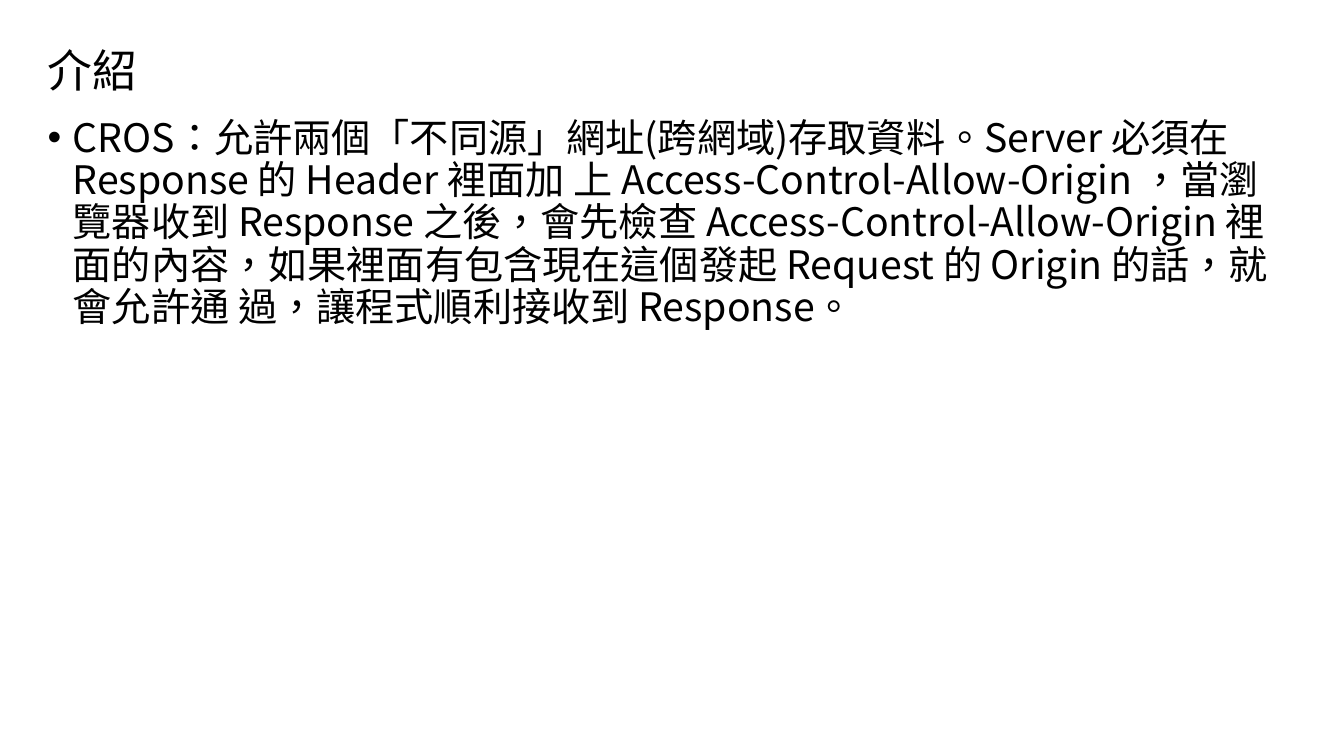
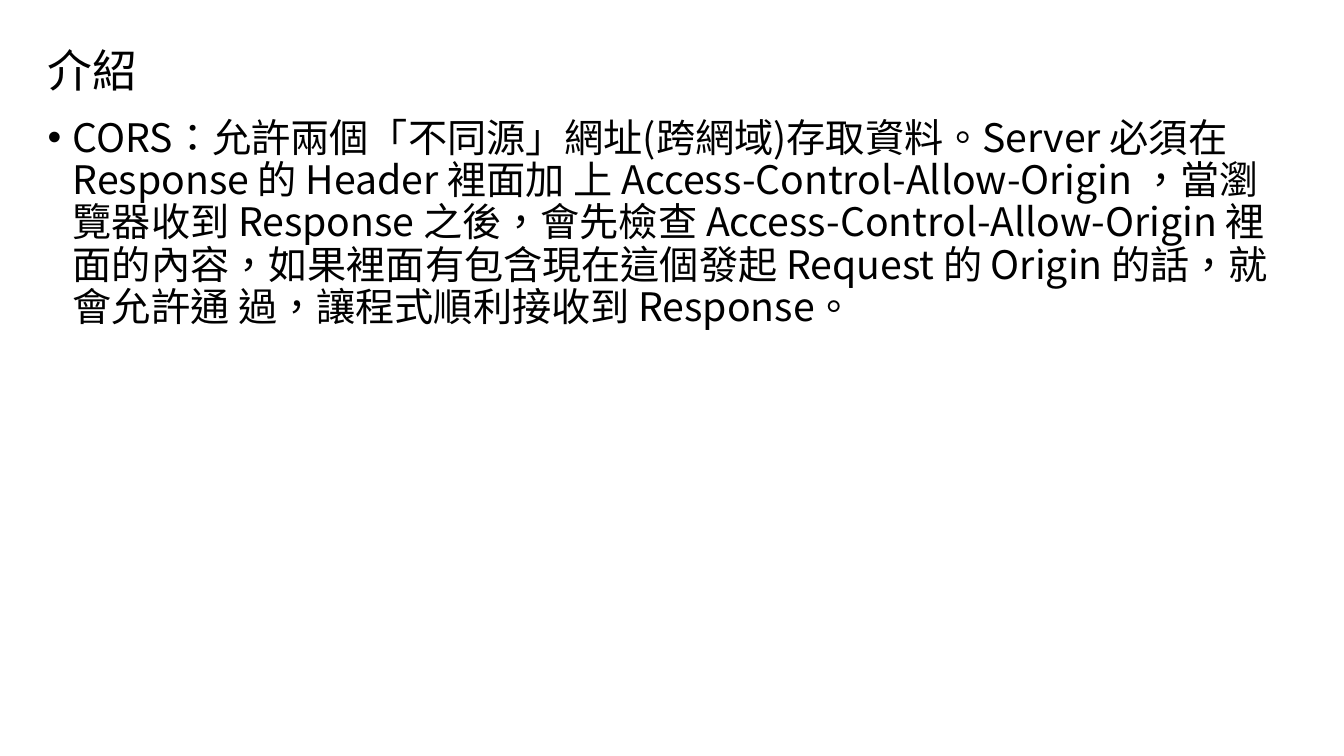
Before and after one commit to HueiYou/WebApiPractice, a slide deck: slide 66 of Web API教學與實做.pptx. Drawn at 1344x756 pixels with LibreOffice and Linux fonts; fonts in the diff are those of the drawing. Boxes give left, top, right and bottom in pixels: in the first picture for what was removed or moved away, otherwise in the second. Text is boxed around its words. In the diff, an @@ line names an element or a change of style, - is before the commit and + after.

```diff
--- a/Web API教學與實做.pptx
+++ b/Web API教學與實做.pptx
@@ text at <box>73,118,1268,330</box>: text changed @@
-• CROS：允許兩個「不同源」網址(跨網域)存取資料。Server 必須在 Response 的 Header 裡⾯加 上 Access-Control-Allow-Origin ，當瀏覽器收到 Response 之後，會先檢查 Access-Control-Allow-Origin 裡⾯的內容，如果裡⾯有包含現在這個發起 Request 的 Origin 的話，就會允許通 過，讓程式順利接收到 Response。
+• CORS：允許兩個「不同源」網址(跨網域)存取資料。Server 必須在 Response 的 Header 裡⾯加 上 Access-Control-Allow-Origin ，當瀏覽器收到 Response 之後，會先檢查 Access-Control-Allow-Origin 裡⾯的內容，如果裡⾯有包含現在這個發起 Request 的 Origin 的話，就會允許通 過，讓程式順利接收到 Response。
```
Also in this commit, not shown: 2 other slides changed, 1 other file.
